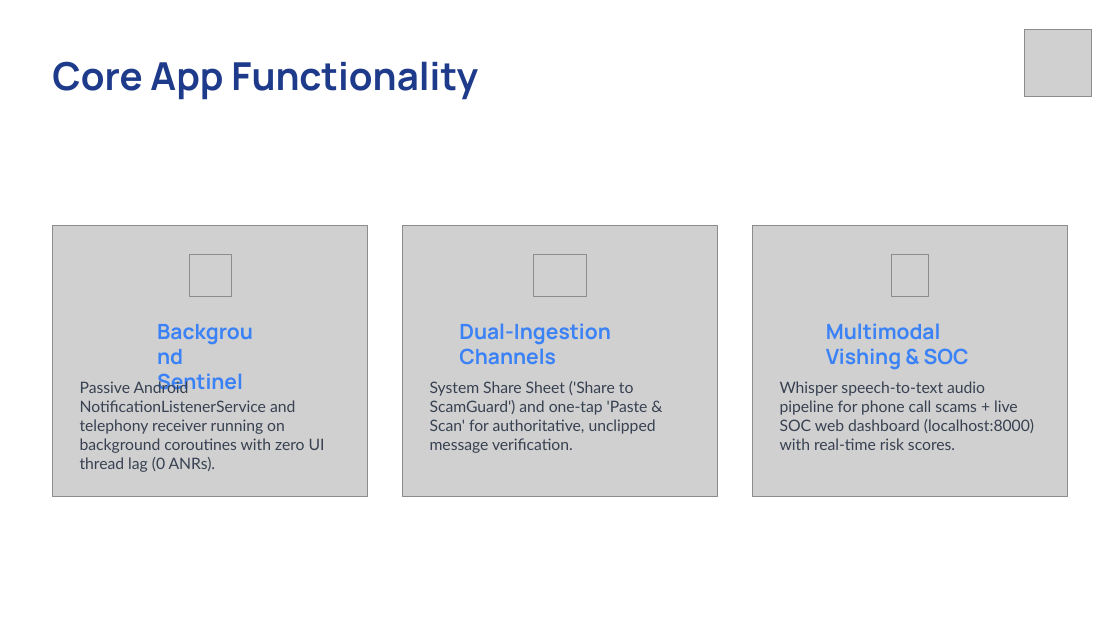
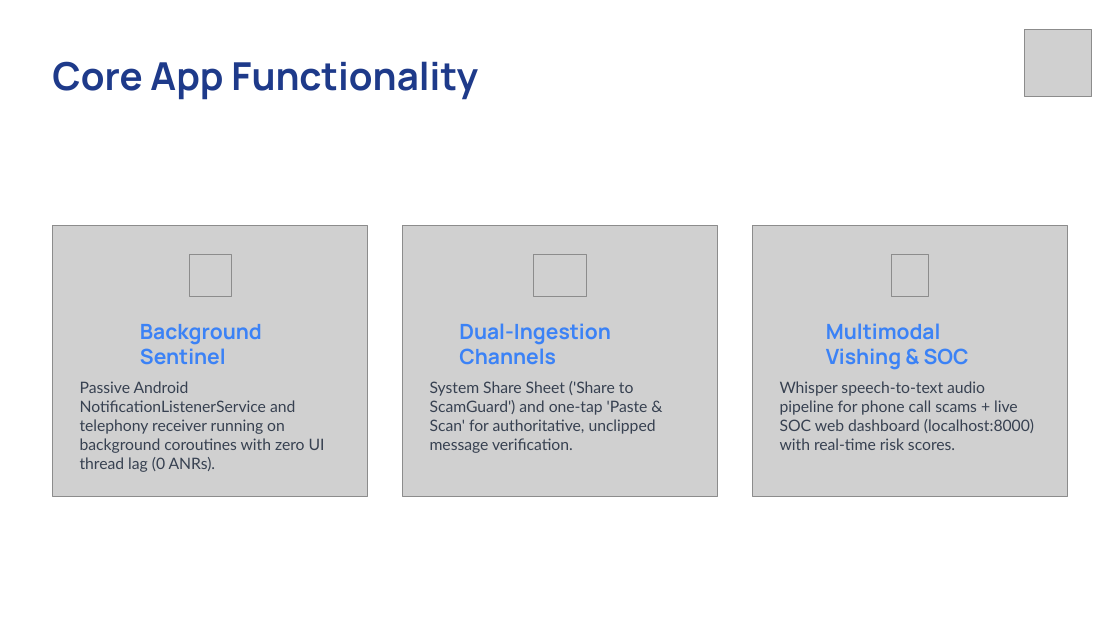
Before and after one commit to Tharunrevelli/ScamGuard-AI, a slide deck: slide 8 of thesis/ScamGuard_AI_Presentation.pptx. Drawn at 1120x630 pixels with LibreOffice and Linux fonts; fonts in the diff are those of the drawing; grey boxes stand for pictures; background and template pictures are left out. Boxes give left, top, right and bottom in pixels: in the first picture for what was removed or moved away, otherwise in the second. Text is boxed around its words. In the diff, an @@ line names an element or a change of style, - is before the commit and + after.

```diff
--- a/thesis/ScamGuard_AI_Presentation.pptx
+++ b/thesis/ScamGuard_AI_Presentation.pptx
@@ text "Background Sentinel" rewrapped from [157,373,243,393] to [140,324,262,365] @@
```
Also in this commit, not shown: 4 other slides changed, 2 other files.
